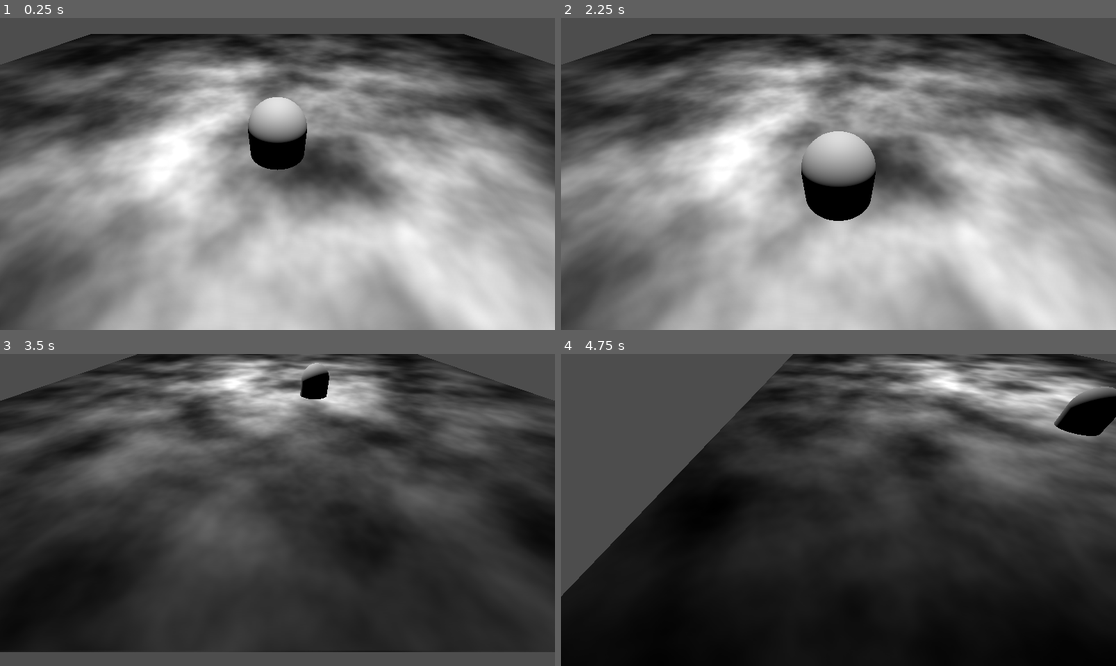
Above: before the commit, frames 1-4 (two rows, left to right).
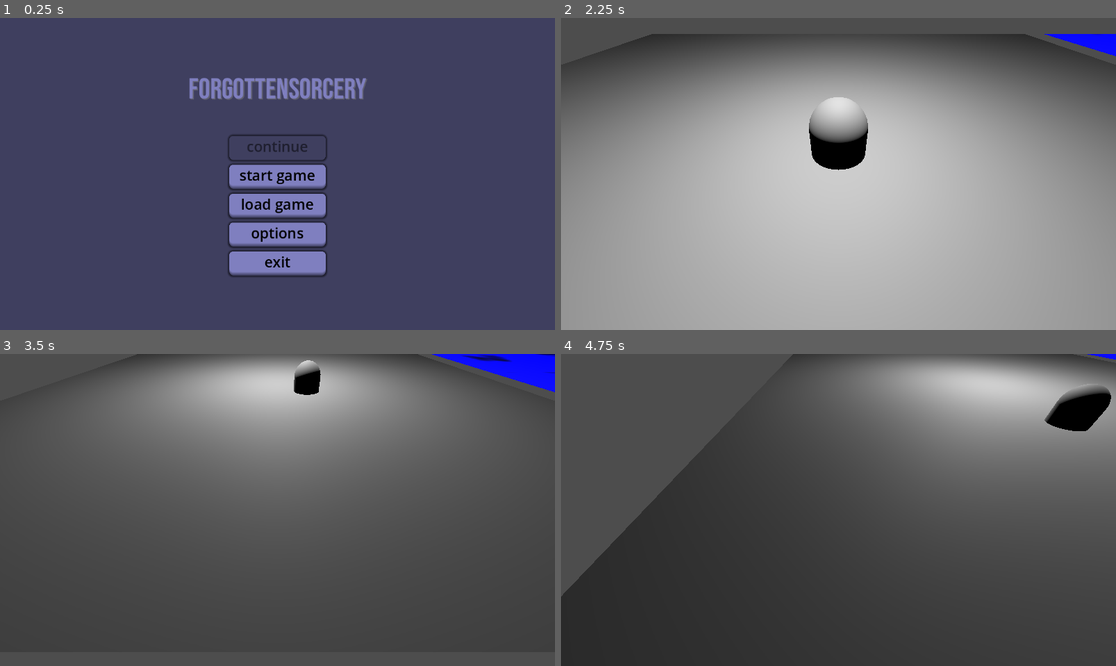
Above: after the commit, the same moments.

Repository: marcinpiotrsobczyk/godot_systems
Game: Godot game, scene res://scenes/main_menu.tscn
Same seed, same stepped clock (60 frames per second), same inputs: the game is played once before the commit and once after it. Before the commit the project starts from res://scenes/camera_following_player.tscn.
Inputs (mouse positions are in pixels of both pictures, inside the frame that each line leads up to):
- Up to frame 1 (0.25 s): no input
- Up to frame 2 (2.25 s): click (838, 205) at 0.5 s, where only the run after the commit has a clickable "load game"; click (838, 233) at 1.25 s, where only the run after the commit has a clickable "options"; click (838, 177) at 2 s, where only the run after the commit has a clickable "start game"
- Up to frame 3 (3.5 s): tap Enter at 2.75 s; move the mouse to (399, 494) at 2.77 s; hold S (camera_backward) from 2.78 s (still down); click (399, 494) at 2.92 s
- Up to frame 4 (4.75 s): move the mouse to (727, 525) at 3.52 s; release S (camera_backward) at 3.53 s; tap W (camera_forward) at 3.6 s; click (727, 525) at 3.67 s; move the mouse to (894, 441) at 4.27 s; hold A (camera_left) from 4.28 s (still down); click (894, 441) at 4.42 s

The runs differ from the first frame. In frame 1, 88% of the frame differs, in the area x 0-100%, y 5-100%; in frame 2, 54%; in frame 3, 58%; in frame 4, 64%.

Commit message:
Main manu

Diff:
--- a/project.godot
+++ b/project.godot
@@ -11,13 +11,14 @@
 [application]
 
 config/name="Systems"
-run/main_scene="uid://qrhbby8fgl0"
+run/main_scene="uid://dmb204j38agjl"
 config/features=PackedStringArray("4.5", "Mobile")
 config/icon="res://icon.svg"
 
 [autoload]
 
 Quit="*res://scripts/quit.gd"
+Sound="*res://scripts/sound.gd"
 
 [input]
 
@@ -59,4 +60,5 @@
 
 [rendering]
 
-renderer/rendering_method="mobile"
+renderer/rendering_method="gl_compatibility"
+renderer/rendering_method.mobile="gl_compatibility"
--- a/scenes/camera_following_player.tscn
+++ b/scenes/camera_following_player.tscn
@@ -17,8 +17,8 @@
 [node name="SpotLight3D" type="SpotLight3D" parent="."]
 transform = Transform3D(1, 0, 0, 0, -4.371139e-08, 1, 0, -1, -4.371139e-08, 0, 5, 0)
 light_energy = 10.0
-spot_range = 20.0
-spot_angle = 75.0
+spot_range = 50.0
+spot_angle = 90.0
 
 [node name="RotationHelper" type="Node3D" parent="."]
 
@@ -40,7 +40,6 @@
 [node name="Ground" type="Node3D" parent="."]
 
 [node name="MeshInstance" type="MeshInstance3D" parent="Ground"]
-material_override = ExtResource("1_rdmm2")
 mesh = SubResource("PlaneMesh_p1w1k")
 skeleton = NodePath("../..")
 
@@ -48,3 +47,14 @@
 
 [node name="CollisionShape3D" type="CollisionShape3D" parent="Ground/MeshInstance/Area3D"]
 shape = SubResource("BoxShape3D_eldjp")
+
+[node name="MeshInstance2" type="MeshInstance3D" parent="Ground"]
+transform = Transform3D(1, 0, 0, 0, 1, 0, 0, 0, 1, 21, 0, 0)
+material_override = ExtResource("3_8gnqd")
+mesh = SubResource("PlaneMesh_p1w1k")
+skeleton = NodePath("../..")
+
+[node name="Area3D" type="Area3D" parent="Ground/MeshInstance2"]
+
+[node name="CollisionShape3D" type="CollisionShape3D" parent="Ground/MeshInstance2/Area3D"]
+shape = SubResource("BoxShape3D_eldjp")
--- /dev/null
+++ b/scenes/main_menu.tscn
@@ -0,0 +1,97 @@
+[gd_scene load_steps=3 format=3 uid="uid://dmb204j38agjl"]
+
+[ext_resource type="Theme" uid="uid://8cvc758ktl81" path="res://scenes/resources/main_menu.tres" id="1_l6cm7"]
+
+[sub_resource type="GDScript" id="GDScript_l6cm7"]
+script/source = "extends Control
+
+
+func _on_start_game_pressed() -> void:
+	get_tree().change_scene_to_file(\"res://scenes/camera_following_player.tscn\")
+
+
+func _on_options_pressed() -> void:
+	pass
+
+
+func _on_exit_pressed() -> void:
+	get_tree().quit()
+"
+
+[node name="MainMenu" type="Control"]
+layout_mode = 3
+anchors_preset = 15
+anchor_right = 1.0
+anchor_bottom = 1.0
+grow_horizontal = 2
+grow_vertical = 2
+script = SubResource("GDScript_l6cm7")
+
+[node name="Panel" type="Panel" parent="."]
+layout_mode = 1
+anchors_preset = 15
+anchor_right = 1.0
+anchor_bottom = 1.0
+grow_horizontal = 2
+grow_vertical = 2
+theme = ExtResource("1_l6cm7")
+
+[node name="VBoxContainer" type="VBoxContainer" parent="."]
+layout_mode = 1
+anchors_preset = 8
+anchor_left = 0.5
+anchor_top = 0.5
+anchor_right = 0.5
+anchor_bottom = 0.5
+grow_horizontal = 2
+grow_vertical = 2
+theme = ExtResource("1_l6cm7")
+
+[node name="Label" type="Label" parent="VBoxContainer"]
+layout_mode = 2
+theme = ExtResource("1_l6cm7")
+text = "forgottensorcery"
+
+[node name="MarginContainer" type="MarginContainer" parent="VBoxContainer"]
+layout_mode = 2
+theme = ExtResource("1_l6cm7")
+
+[node name="VBoxContainerButtons" type="VBoxContainer" parent="VBoxContainer"]
+layout_mode = 2
+size_flags_horizontal = 4
+theme = ExtResource("1_l6cm7")
+
+[node name="Continue" type="Button" parent="VBoxContainer/VBoxContainerButtons"]
+custom_minimum_size = Vector2(200, 40)
+layout_mode = 2
+theme = ExtResource("1_l6cm7")
+disabled = true
+text = "continue"
+
+[node name="StartGame" type="Button" parent="VBoxContainer/VBoxContainerButtons"]
+custom_minimum_size = Vector2(200, 40)
+layout_mode = 2
+theme = ExtResource("1_l6cm7")
+text = "start game"
+
+[node name="LoadGame" type="Button" parent="VBoxContainer/VBoxContainerButtons"]
+custom_minimum_size = Vector2(200, 40)
+layout_mode = 2
+theme = ExtResource("1_l6cm7")
+text = "load game"
+
+[node name="Options" type="Button" parent="VBoxContainer/VBoxContainerButtons"]
+custom_minimum_size = Vector2(200, 40)
+layout_mode = 2
+theme = ExtResource("1_l6cm7")
+text = "options"
+
+[node name="Exit" type="Button" parent="VBoxContainer/VBoxContainerButtons"]
+custom_minimum_size = Vector2(200, 40)
+layout_mode = 2
+theme = ExtResource("1_l6cm7")
+text = "exit"
+
+[connection signal="pressed" from="VBoxContainer/VBoxContainerButtons/StartGame" to="." method="_on_start_game_pressed"]
+[connection signal="pressed" from="VBoxContainer/VBoxContainerButtons/Options" to="." method="_on_options_pressed"]
+[connection signal="pressed" from="VBoxContainer/VBoxContainerButtons/Exit" to="." method="_on_exit_pressed"]
--- /dev/null
+++ b/scenes/resources/main_menu.tres
@@ -0,0 +1,75 @@
+[gd_resource type="Theme" load_steps=8 format=3 uid="uid://8cvc758ktl81"]
+
+[ext_resource type="FontFile" uid="uid://debjxe0mw2m1n" path="res://assets/bebas_neue/BebasNeue-Regular.ttf" id="1_1cg1g"]
+
+[sub_resource type="StyleBoxFlat" id="StyleBoxFlat_1cg1g"]
+bg_color = Color(0.24705882, 0.24705882, 0.37254903, 1)
+border_width_bottom = 8
+border_color = Color(0.24705882, 0.24705882, 0.37254903, 1)
+border_blend = true
+corner_radius_top_left = 8
+corner_radius_top_right = 8
+corner_radius_bottom_right = 8
+corner_radius_bottom_left = 8
+shadow_size = 5
+
+[sub_resource type="StyleBoxEmpty" id="StyleBoxEmpty_1cg1g"]
+
+[sub_resource type="StyleBoxFlat" id="StyleBoxFlat_yml6h"]
+bg_color = Color(0.62352943, 0.62352943, 0.8745098, 1)
+border_width_bottom = 4
+border_color = Color(0.24705882, 0.24705882, 0.37254903, 1)
+border_blend = true
+corner_radius_top_left = 8
+corner_radius_top_right = 8
+corner_radius_bottom_right = 8
+corner_radius_bottom_left = 8
+shadow_size = 5
+
+[sub_resource type="StyleBoxFlat" id="StyleBoxFlat_jv3y7"]
+bg_color = Color(0.49803922, 0.49803922, 0.7490196, 1)
+border_width_bottom = 8
+border_color = Color(0.24705882, 0.24705882, 0.37254903, 1)
+border_blend = true
+corner_radius_top_left = 8
+corner_radius_top_right = 8
+corner_radius_bottom_right = 8
+corner_radius_bottom_left = 8
+shadow_size = 5
+
+[sub_resource type="StyleBoxFlat" id="StyleBoxFlat_wedx2"]
+bg_color = Color(0.7490196, 0.7490196, 1, 1)
+border_width_bottom = 4
+border_color = Color(0.24705882, 0.24705882, 0.37254903, 1)
+border_blend = true
+corner_radius_top_left = 8
+corner_radius_top_right = 8
+corner_radius_bottom_right = 8
+corner_radius_bottom_left = 8
+shadow_size = 5
+
+[sub_resource type="StyleBoxFlat" id="StyleBoxFlat_22cha"]
+bg_color = Color(0.24705882, 0.24705882, 0.37254903, 1)
+
+[resource]
+Button/colors/font_color = Color(0, 0, 0, 1)
+Button/colors/font_disabled_color = Color(0, 0, 0, 0.5019608)
+Button/colors/font_focus_color = Color(0, 0, 0, 1)
+Button/colors/font_hover_color = Color(0, 0, 0, 1)
+Button/colors/font_pressed_color = Color(0, 0, 0, 1)
+Button/font_sizes/font_size = 30
+Button/styles/disabled = SubResource("StyleBoxFlat_1cg1g")
+Button/styles/focus = SubResource("StyleBoxEmpty_1cg1g")
+Button/styles/hover = SubResource("StyleBoxFlat_yml6h")
+Button/styles/normal = SubResource("StyleBoxFlat_jv3y7")
+Button/styles/pressed = SubResource("StyleBoxFlat_wedx2")
+Label/colors/font_color = Color(0.49803922, 0.49803922, 0.7490196, 1)
+Label/colors/font_shadow_color = Color(0.49803922, 0.49803922, 0.49803922, 0.49803922)
+Label/constants/shadow_offset_x = 2
+Label/constants/shadow_offset_y = 2
+Label/font_sizes/font_size = 60
+Label/fonts/font = ExtResource("1_1cg1g")
+MarginContainer/constants/margin_bottom = 20
+MarginContainer/constants/margin_top = 20
+Panel/styles/panel = SubResource("StyleBoxFlat_22cha")
+VBoxContainer/constants/separation = 10
--- a/scenes/resources/simplex.gdshader
+++ b/scenes/resources/simplex.gdshader
@@ -4,5 +4,5 @@
 
 void fragment(){
     float noiseValue = texture(NOISE_PATTERN, UV).x;
-    ALBEDO = vec3(noiseValue);
+    ALBEDO = vec3(0.0, 0.0, noiseValue*10.0);
 }
--- /dev/null
+++ b/scripts/sound.gd
@@ -0,0 +1,20 @@
+extends Node
+
+var background_theme: AudioStreamPlayer =  AudioStreamPlayer.new()
+var audio_stream_resource: AudioStream = preload("res://assets/dark_mansion_theme.mp3")
+
+const _VOLUME_CHANGE_FACTOR_DB: float = 0.2
+
+
+func decrease_background_theme_volume() -> void:
+	background_theme.volume_db -= _VOLUME_CHANGE_FACTOR_DB
+
+func increase_background_theme_volume() -> void:
+	background_theme.volume_db += _VOLUME_CHANGE_FACTOR_DB
+
+
+func _ready() -> void:
+	background_theme.stream = audio_stream_resource
+	background_theme.stream.loop = true
+	#background_theme.autoplay = true
+	add_child(background_theme)
Not shown, added: assets/bebas_neue/About.txt
Binary file added: assets/bebas_neue/BebasNeue-Regular.otf
Not shown, added: assets/bebas_neue/BebasNeue-Regular.otf.import
Binary file added: assets/bebas_neue/BebasNeue-Regular.ttf
Not shown, added: assets/bebas_neue/BebasNeue-Regular.ttf.import
Binary file added: assets/bebas_neue/BebasNeue-Regular.woff
Not shown, added: assets/bebas_neue/BebasNeue-Regular.woff.import
Binary file added: assets/bebas_neue/BebasNeue-Regular.woff2
Not shown, added: assets/bebas_neue/BebasNeue-Regular.woff2.import
Not shown, added: assets/bebas_neue/OFL-FAQ.txt
Not shown, added: assets/bebas_neue/OFL.txt
Not shown, added: assets/bebas_neue/Try_BebasNeuePro.txt
(and 8 more such lines)
